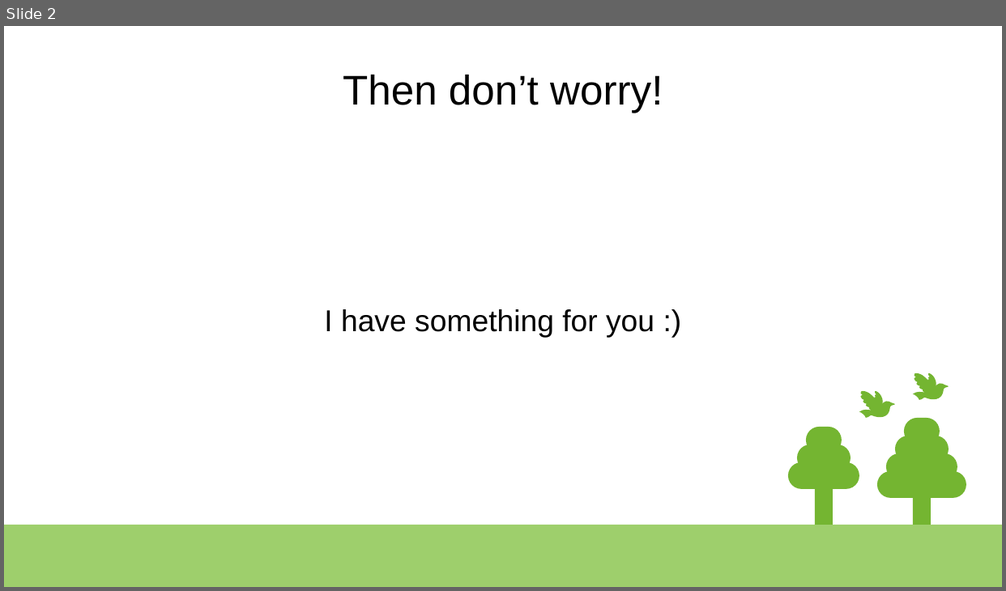
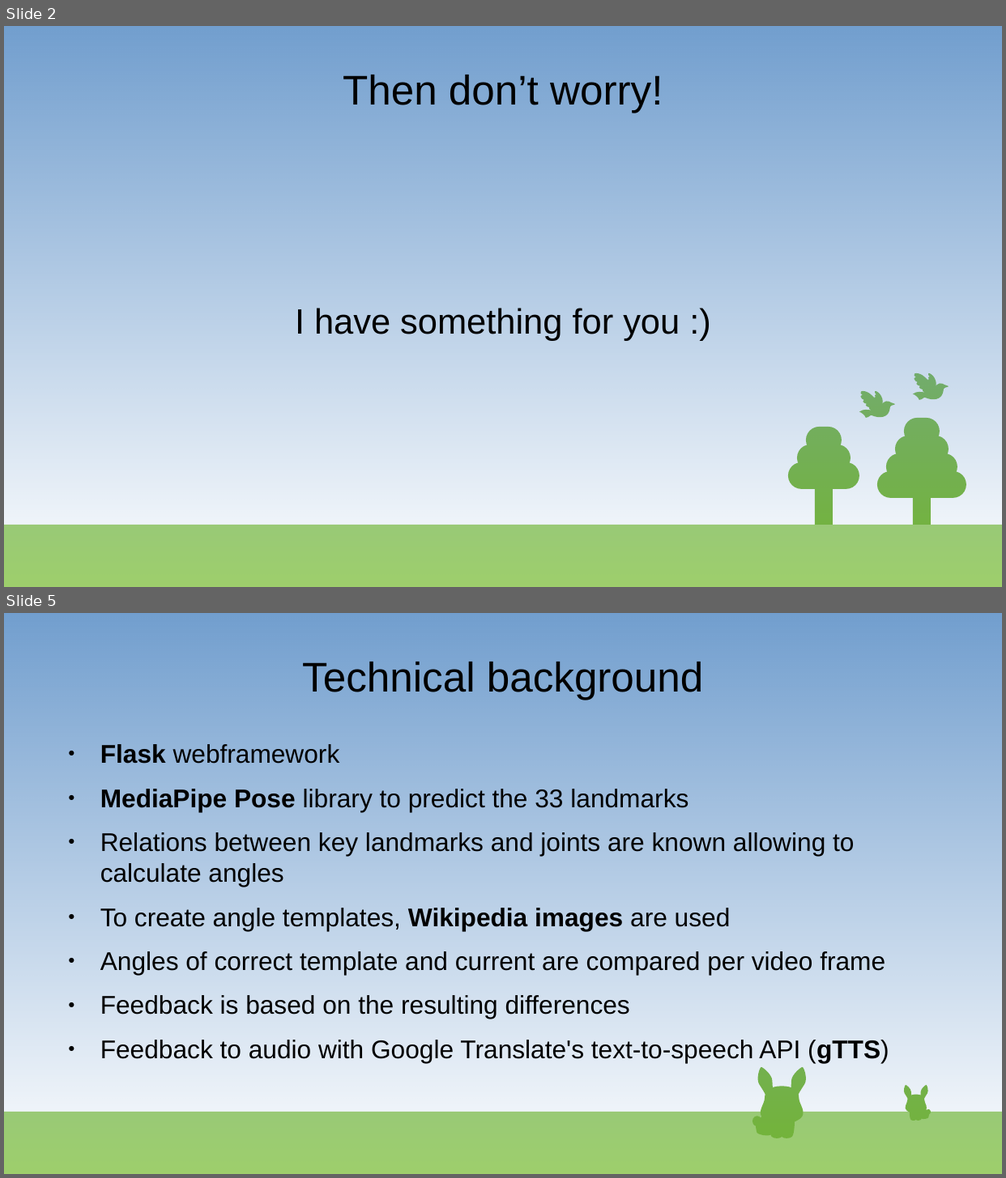
Before and after one commit to klmhsb42/yoga_coach_web, a slide deck: artifacts/docs/presentation.odp. Shown one above the other, each under a label of ours: slide 2 before the commit, slides 2 and 5 after it; the slides between them are not shown. The pictures are 1006x591 and 1006x1178 pixels, drawn with LibreOffice and Linux fonts; fonts in the diff are those of the drawing. Boxes give left, top, right and bottom in pixels: in the first picture for what was removed or moved away, otherwise in the second. Text is boxed around its words. In the diff, an @@ line names an element or a change of style, - is before the commit and + after.

```diff
--- a/artifacts/docs/presentation.odp
+++ b/artifacts/docs/presentation.odp
@@ slide 5 added at (4, 613, 1002, 1174), background #FFFFFF; not listed: 1 template element that a slide beside it also shows @@
@@ rectangle added at (4, 613, 1002, 1174), fill gradient #729FCF @@
@@ title added at (302, 662, 704, 700), 33 pt, text #000000 @@
+Technical background
@@ text added at (100, 744, 889, 1063), 20.4 pt, text #000000 @@
+● Flask webframework
+● MediaPipe Pose library to predict the 33 landmarks
+● Relations between key landmarks and joints are known allowing to calculate angles
+● To create angle templates, Wikipedia images are used
+● Angles of correct template and current are compared per video frame
+● Feedback is based on the resulting differences
+● Feedback to audio with Google Translate's text-to-speech API (gTTS)
@@ group added at (753, 1067, 807, 1139): 23 freeform shapes @@
@@ group added at (904, 1086, 931, 1121): 23 freeform shapes @@
@@ slide 2 changed as well @@
@@ rectangle added at (4, 26, 1002, 587), fill gradient #729FCF @@
@@ text "I have something for you ..." at (295, 308, 680, 341): size 24 to 28 pt @@
```
Also in this commit, not shown: 1 other slide changed, 4 other slides added, 4 slides removed, 2 other files.
